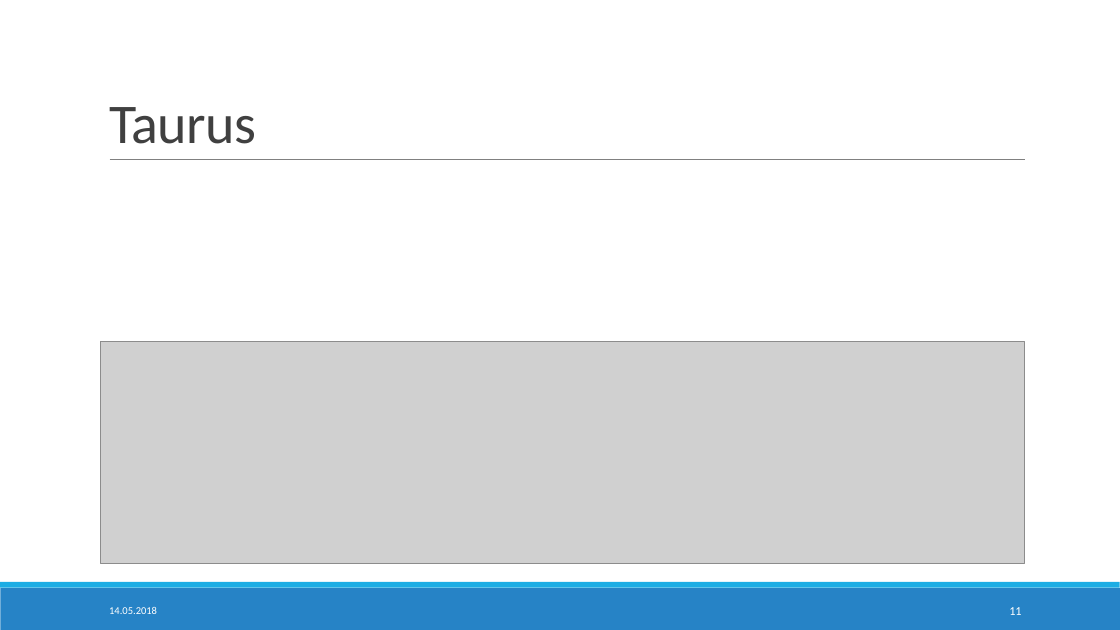
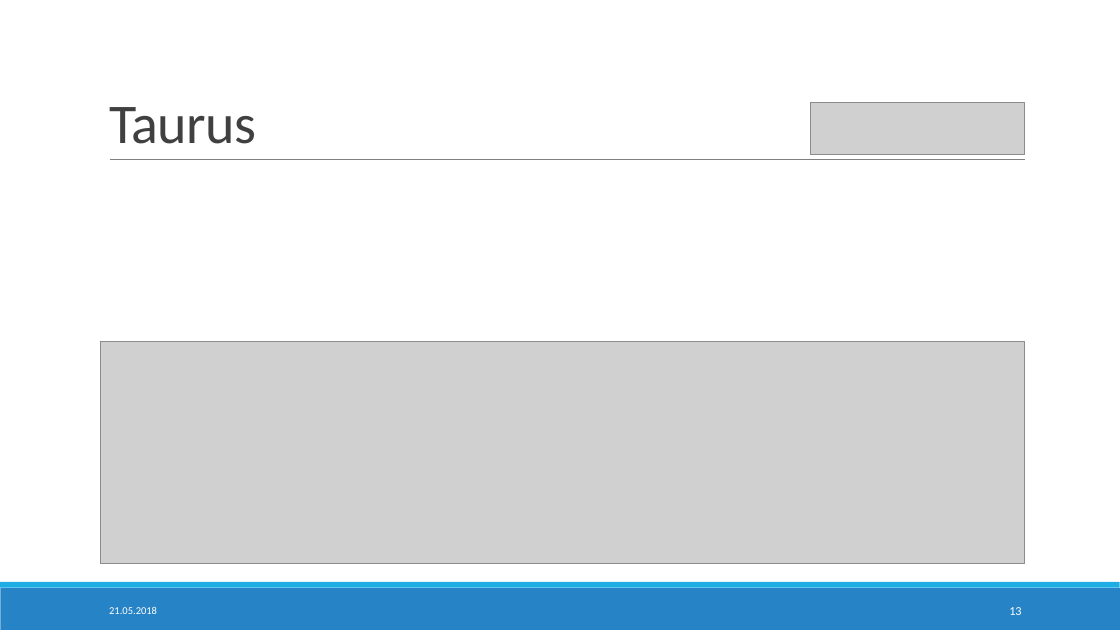
Before and after one commit to StTraeger/sqs-car-webservice, a slide deck: slide 13 of sqsdemoserver/LoadTesting.pptx (slide 11 before the commit). Drawn at 1120x630 pixels with LibreOffice and Linux fonts; fonts in the diff are those of the drawing; grey boxes stand for pictures. Boxes give left, top, right and bottom in pixels: in the first picture for what was removed or moved away, otherwise in the second. Text is boxed around its words. In the diff, an @@ line names an element or a change of style, - is before the commit and + after.

```diff
--- a/sqsdemoserver/LoadTesting.pptx
+++ b/sqsdemoserver/LoadTesting.pptx
@@ picture added at <box>811,103,1025,154</box> @@
@@ text at <box>109,607,157,614</box>: text changed @@
-14.05.2018
+21.05.2018
@@ page number at <box>1009,607,1021,615</box>: text changed @@
-11
+13
```
Also in this commit, not shown: 13 other slides changed, 2 slides added, 2 slides removed, 2 other files.
